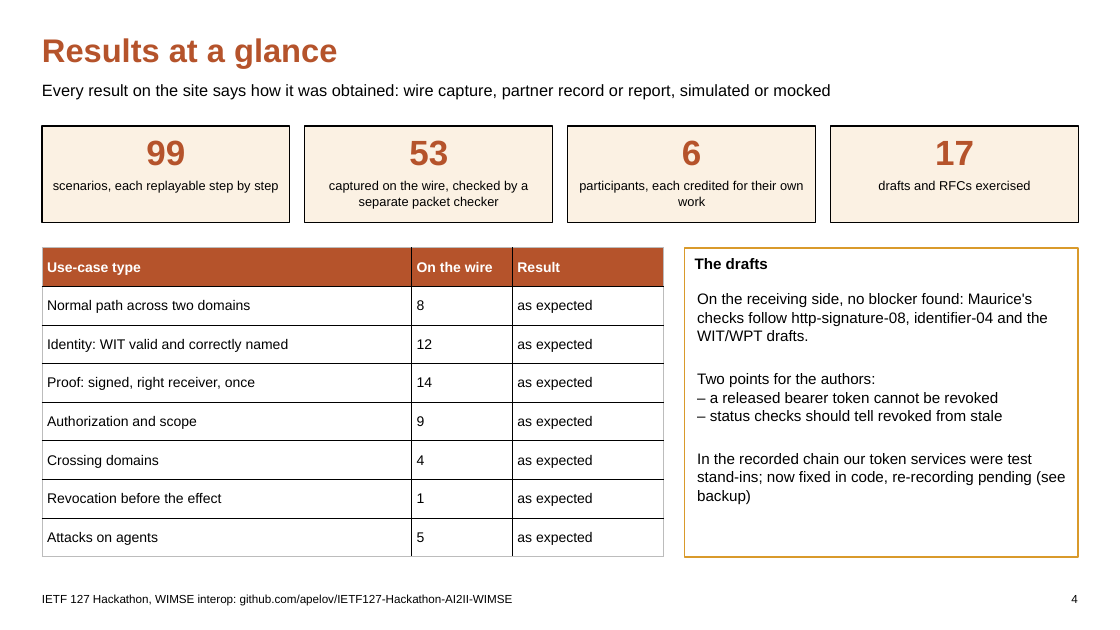
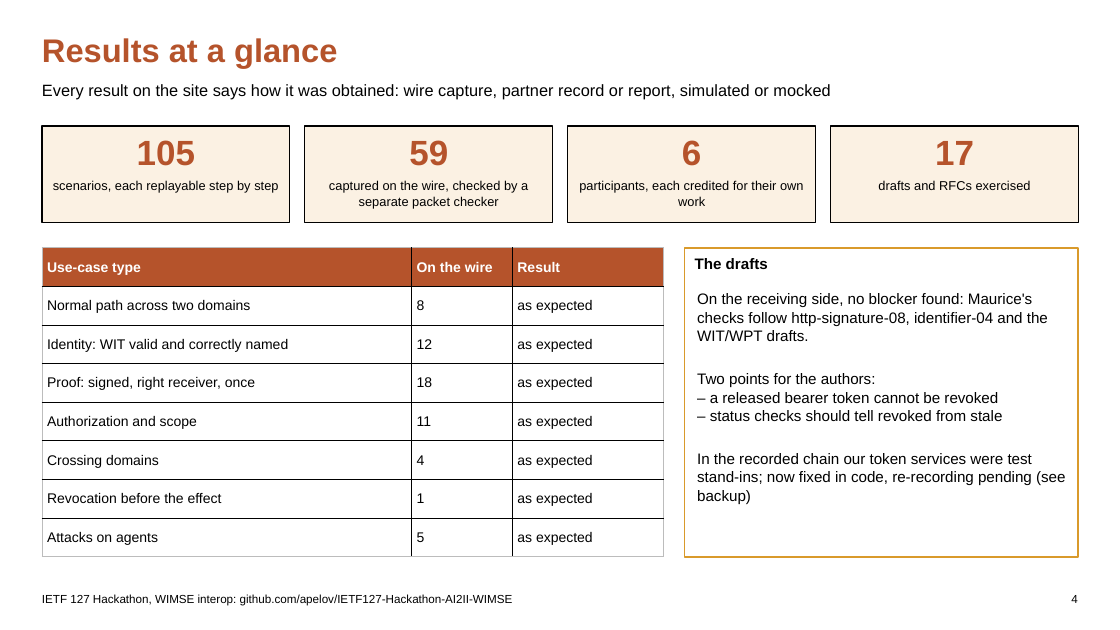
Before and after one commit to apelov/IETF127-Hackathon-AI2II-WIMSE, a slide deck: slide 4 of IETF127_WIMSE_Session.pptx. Drawn at 1120x630 pixels with LibreOffice and Linux fonts; fonts in the diff are those of the drawing. Boxes give left, top, right and bottom in pixels: in the first picture for what was removed or moved away, otherwise in the second. Text is boxed around its words. In the diff, an @@ line names an element or a change of style, - is before the commit and + after.

```diff
--- a/IETF127_WIMSE_Session.pptx
+++ b/IETF127_WIMSE_Session.pptx
@@ text at (137, 140, 195, 166): text changed @@
-99
+105
@@ text at (409, 140, 448, 166): text changed @@
-53
+59
@@ table at (42, 248, 664, 557) @@
-row 4, column 2: 14
+row 4, column 2: 18
-row 5, column 2: 9
+row 5, column 2: 11
```
Also in this commit, not shown: 5 other slides changed, 25 other files.
